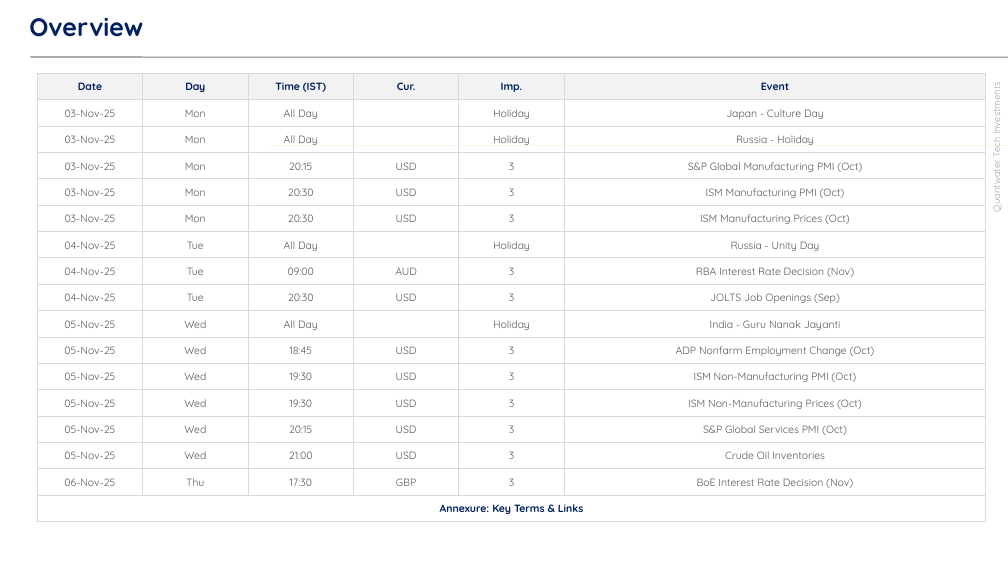
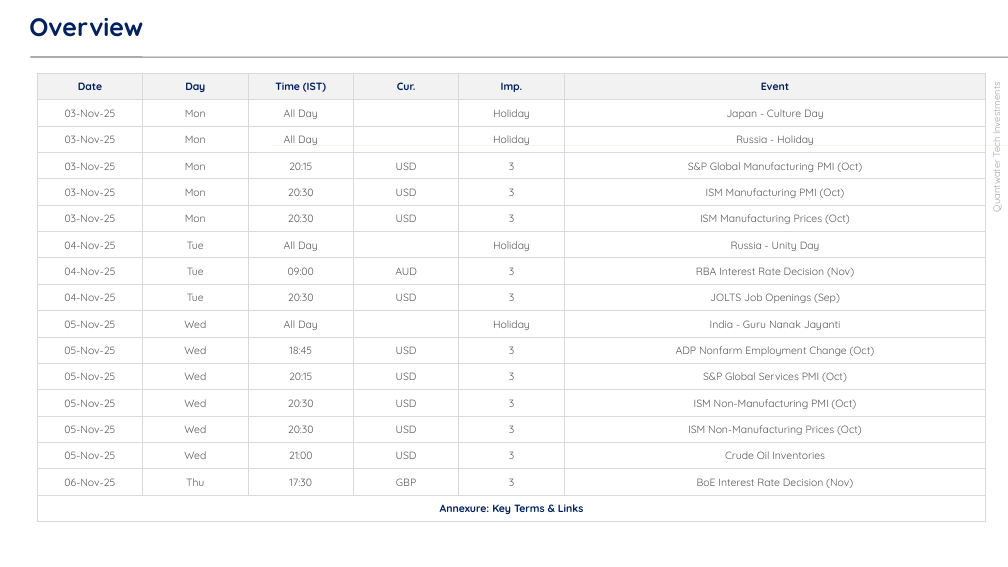
Before and after one commit to pawan-pro/qti-20241210, a slide deck: slide 2 of public/blogs/blog-pdf/20251103 v2.pptx. Drawn at 1008x567 pixels with LibreOffice and Linux fonts; fonts in the diff are those of the drawing. Boxes give left, top, right and bottom in pixels: in the first picture for what was removed or moved away, otherwise in the second. Text is boxed around its words. In the diff, an @@ line names an element or a change of style, - is before the commit and + after.

```diff
--- a/public/blogs/blog-pdf/20251103 v2.pptx
+++ b/public/blogs/blog-pdf/20251103 v2.pptx
@@ table at [37,73,985,548] @@
-row 12: 05-Nov-25 | Wed | 19:30 | USD | 3 | ISM Non-Manufacturing PMI (Oct)
-row 13: 05-Nov-25 | Wed | 19:30 | USD | 3 | ISM Non-Manufacturing Prices (Oct)
+row 13: 05-Nov-25 | Wed | 20:30 | USD | 3 | ISM Non-Manufacturing PMI (Oct)
+row 14: 05-Nov-25 | Wed | 20:30 | USD | 3 | ISM Non-Manufacturing Prices (Oct)
```
Also in this commit, not shown: 4 other files.
